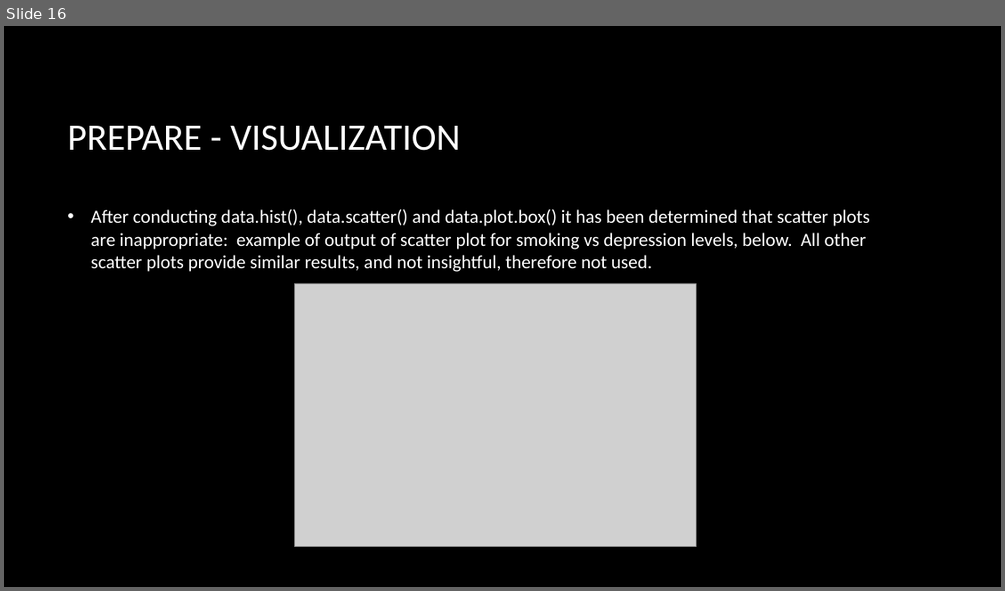
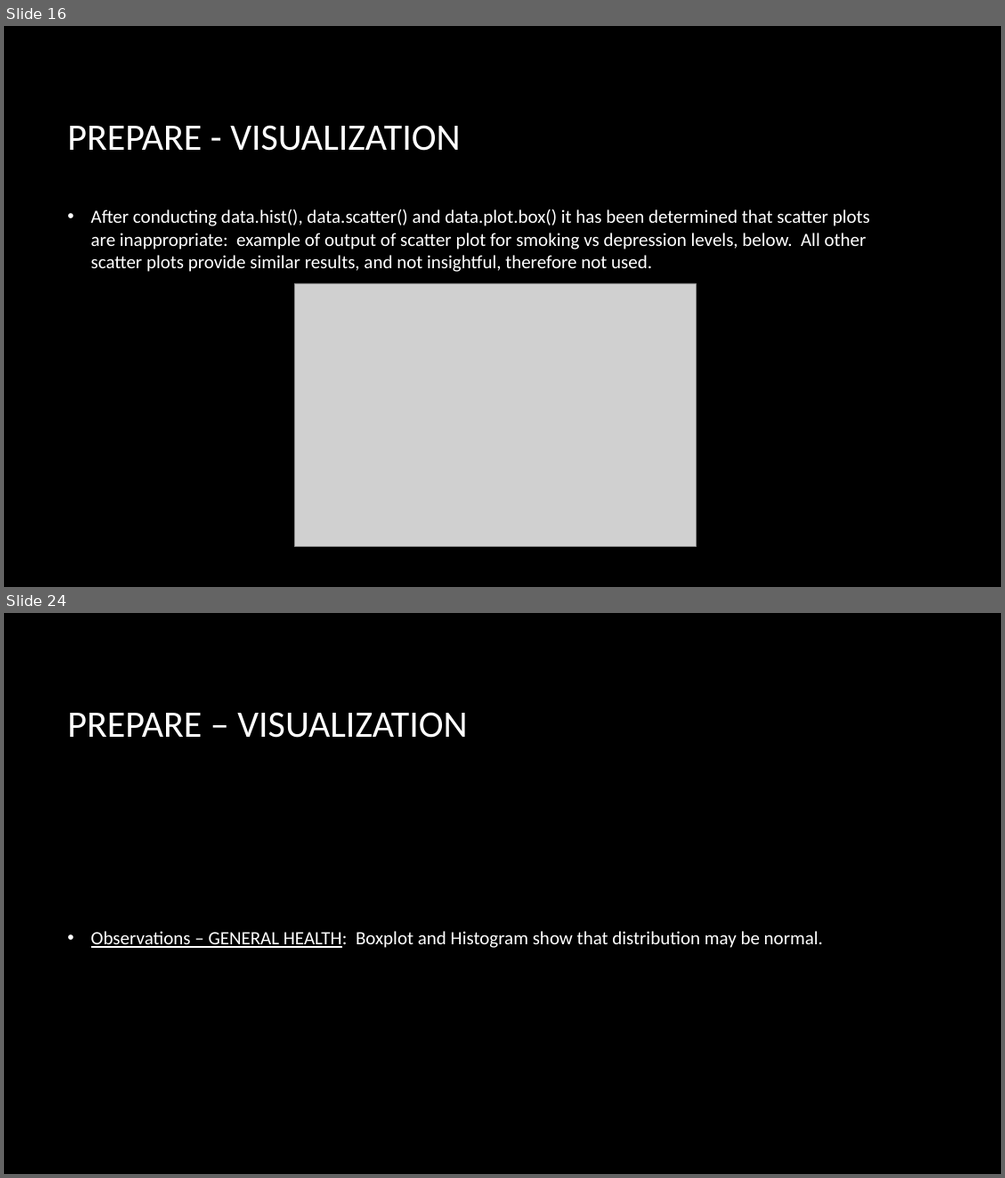
Before and after one commit to danlagos/ANA500---Week-2, a slide deck: Depression and Poverty.pptx. Shown one above the other, each under a label of ours: slide 16 before the commit, slides 16 and 24 after it; the slides between them are not shown. The pictures are 1005x591 and 1005x1178 pixels, drawn with LibreOffice and Linux fonts; fonts in the diff are those of the drawing; grey boxes stand for pictures; background and template pictures are left out. Boxes give left, top, right and bottom in pixels: in the first picture for what was removed or moved away, otherwise in the second. Text is boxed around its words. In the diff, an @@ line names an element or a change of style, - is before the commit and + after.

```diff
--- a/Depression and Poverty.pptx
+++ b/Depression and Poverty.pptx
@@ slide 24 added at box(4, 613, 1001, 1174), background picture (left out) @@
@@ title added at box(67, 712, 467, 738), 36 pt, text #FFFFFF @@
+PREPARE – VISUALIZATION
@@ text added at box(91, 931, 823, 948), 18 pt, text #FFFFFF @@
+• Observations – GENERAL HEALTH: Boxplot and Histogram show that distribution may be normal.
```
Also in this commit, not shown: 4 slides changed, 4 other slides added, 1 other file.
